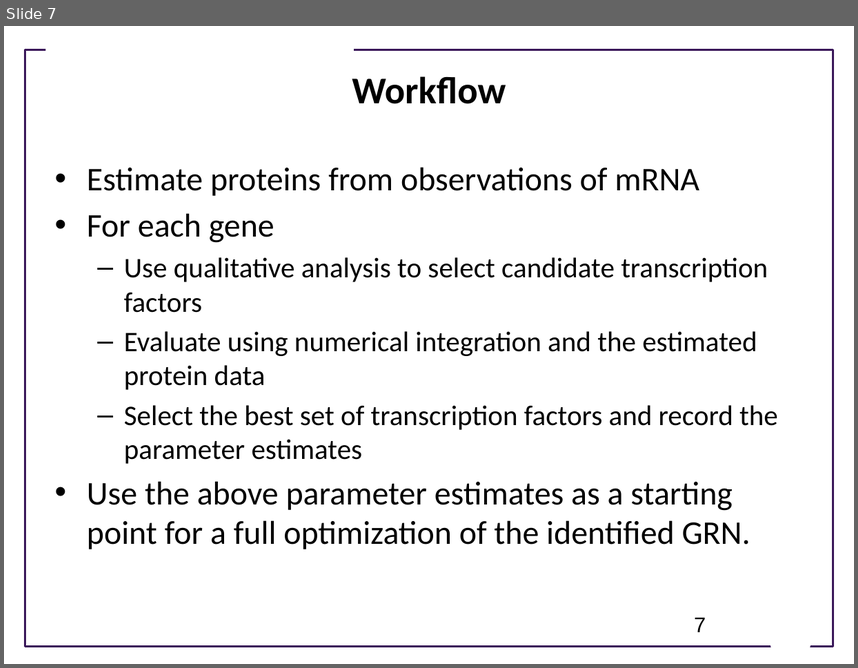
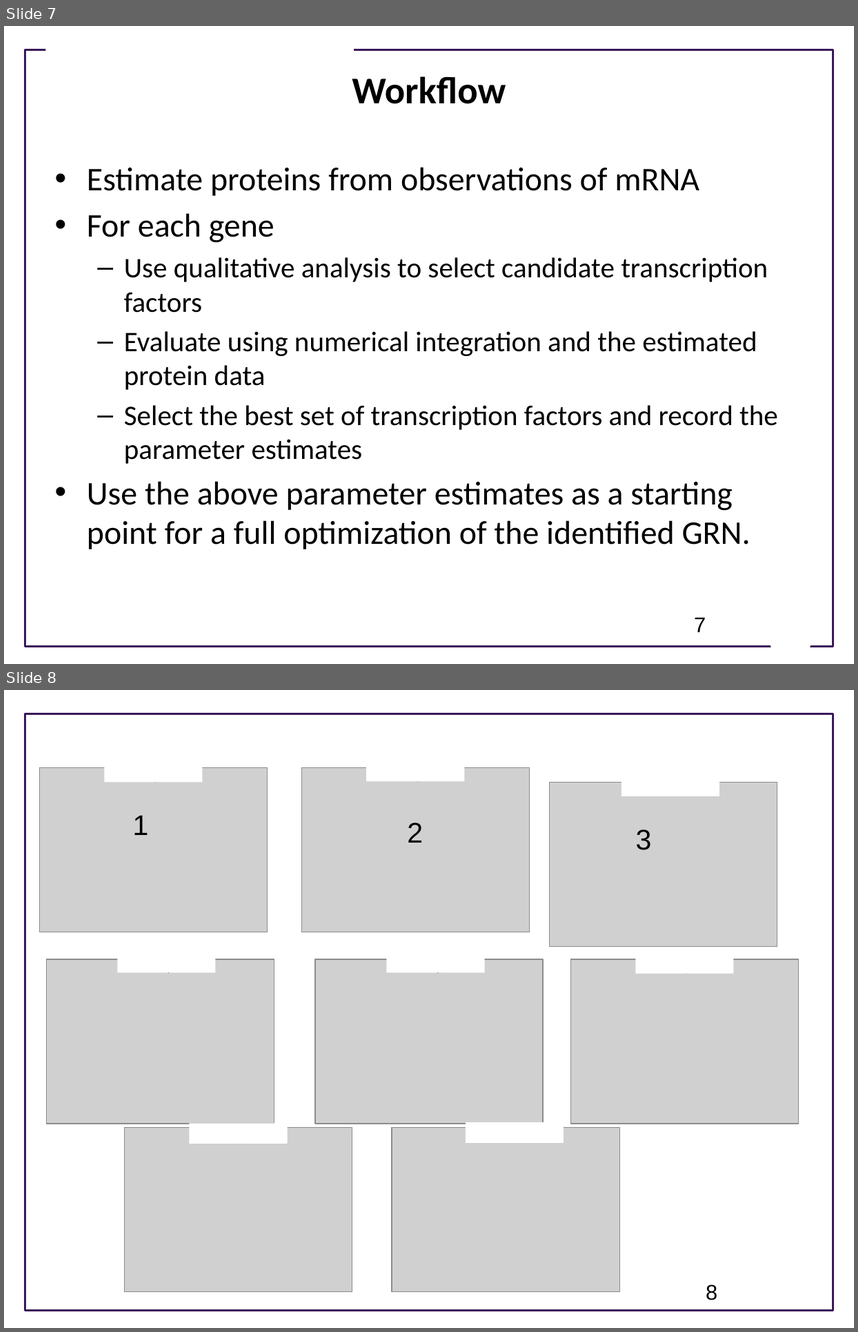
Before and after one commit to ModelEngineering/advancing-biomedical-models, a slide deck: ModelingGame/Summary of Approach to Modeling Game.pptx. Shown one above the other, each under a label of ours: slide 7 before the commit, slides 7 and 8 after it. The pictures are 858x668 and 858x1332 pixels, drawn with LibreOffice and Linux fonts; fonts in the diff are those of the drawing; grey boxes stand for pictures; background and template pictures are left out. Boxes give left, top, right and bottom in pixels: in the first picture for what was removed or moved away, otherwise in the second. Text is boxed around its words. In the diff, an @@ line names an element or a change of style, - is before the commit and + after.

```diff
--- a/ModelingGame/Summary of Approach to Modeling Game.pptx
+++ b/ModelingGame/Summary of Approach to Modeling Game.pptx
@@ slide 8 added at (4, 690, 854, 1328), background #FFFFFF; not listed: 1 template element that a slide beside it also shows @@
@@ picture added at (40, 768, 268, 932) @@
@@ rectangle added at (104, 761, 202, 782), fill #FFFFFF @@
@@ picture added at (301, 768, 529, 932) @@
@@ rectangle added at (366, 760, 464, 781), fill #FFFFFF @@
@@ picture added at (550, 782, 777, 946) @@
@@ rectangle added at (621, 776, 719, 796), fill #FFFFFF @@
@@ text added at (133, 815, 149, 835), 24 pt, text #000000 @@
+1
@@ text added at (407, 822, 423, 842), 24 pt, text #000000 @@
+2
@@ text added at (636, 829, 652, 850), 24 pt, text #000000 @@
+3
@@ rectangle added at (117, 952, 215, 972), fill #FFFFFF @@
@@ rectangle added at (386, 952, 484, 972), fill #FFFFFF @@
@@ rectangle added at (635, 953, 733, 973), fill #FFFFFF @@
@@ picture added at (47, 960, 274, 1123) @@
@@ picture added at (315, 960, 543, 1123) @@
@@ picture added at (571, 960, 799, 1123) @@
@@ rectangle added at (190, 1123, 287, 1143), fill #FFFFFF @@
@@ rectangle added at (466, 1122, 564, 1142), fill #FFFFFF @@
@@ picture added at (125, 1127, 352, 1291) @@
@@ picture added at (392, 1127, 619, 1291) @@
@@ page number added at (706, 1284, 717, 1300), 18 pt, text #000000 @@
+8
```
Also in this commit, not shown: 3 slides changed.
